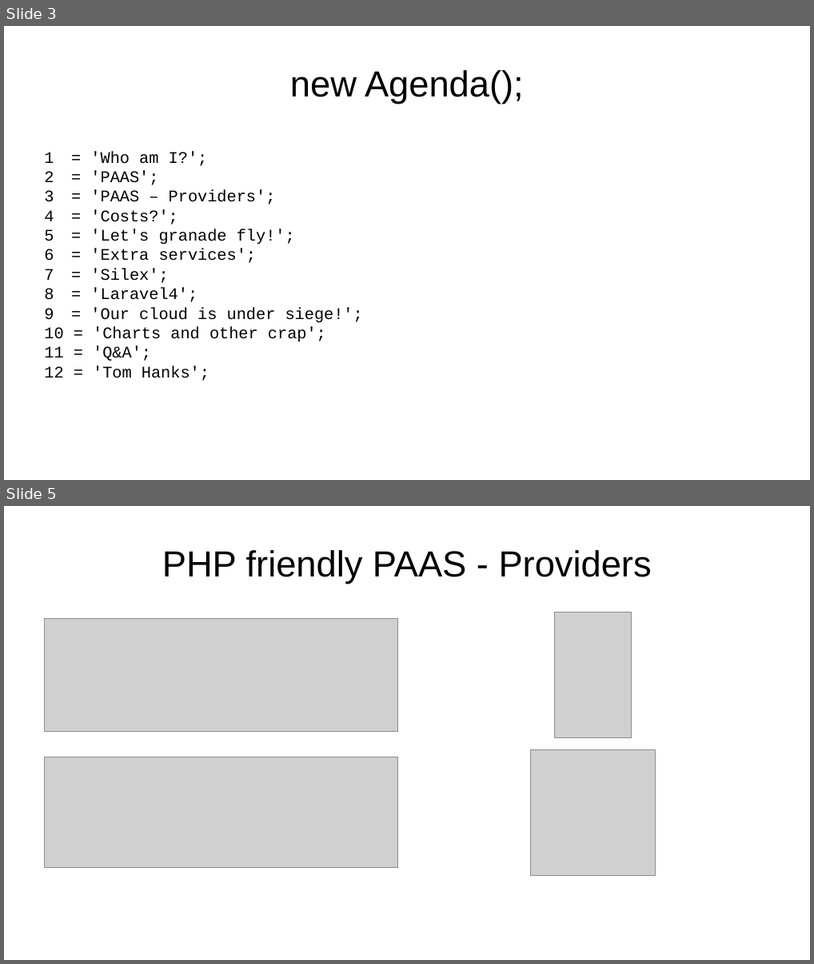
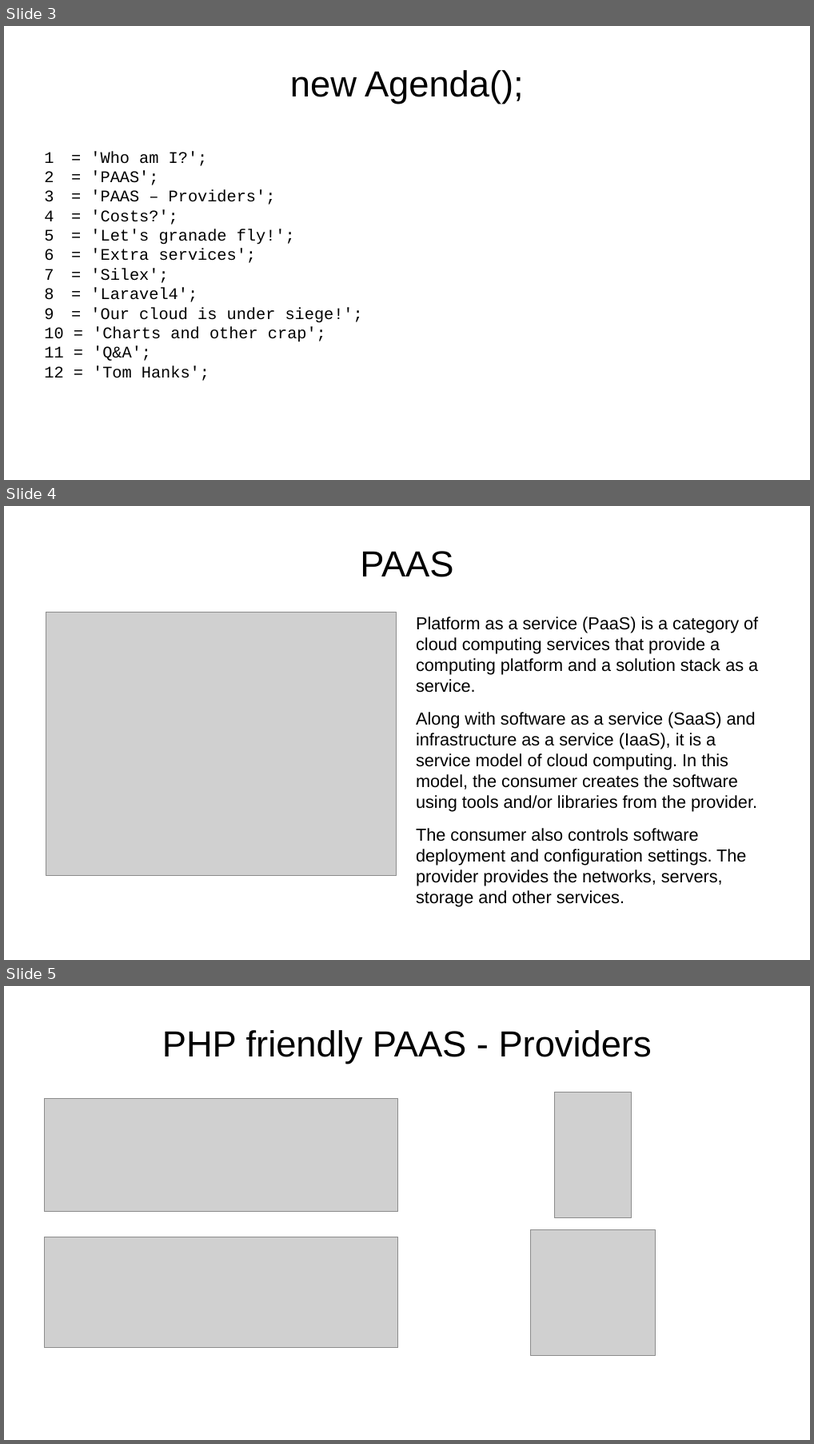
Before and after one commit to emgiezet/meetphp-8, a slide deck: presentation/presentation.odp. Shown one above the other, each under a label of ours: slides 3 and 5 before the commit, slides 3, 4 and 5 after it; the slides between them are not shown. The pictures are 814x964 and 814x1444 pixels, drawn with LibreOffice and Linux fonts; fonts in the diff are those of the drawing; grey boxes stand for pictures; background and template pictures are left out. Boxes give left, top, right and bottom in pixels: in the first picture for what was removed or moved away, otherwise in the second. Text is boxed around its words. In the diff, an @@ line names an element or a change of style, - is before the commit and + after.

```diff
--- a/presentation/presentation.odp
+++ b/presentation/presentation.odp
@@ slide 4 added at (4,506,810,960), background picture (left out) @@
@@ title added at (360,551,454,577), 35.7 pt, text #000000 @@
+PAAS
@@ picture added at (46,612,397,876) @@
@@ text added at (416,616,758,886), 17.1 pt, text #000000 @@
+Platform as a service (PaaS) is a category of cloud computing services that provide a computing platform and a solution stack as a service.
+Along with software as a service (SaaS) and infrastructure as a service (IaaS), it is a service model of cloud computing. In this model, the consumer creates the software using tools and/or libraries from the provider.
+The consumer also controls software deployment and configuration settings. The provider provides the networks, servers, storage and other services.
```
Also in this commit, not shown: 1 slide removed, 3 other files.
